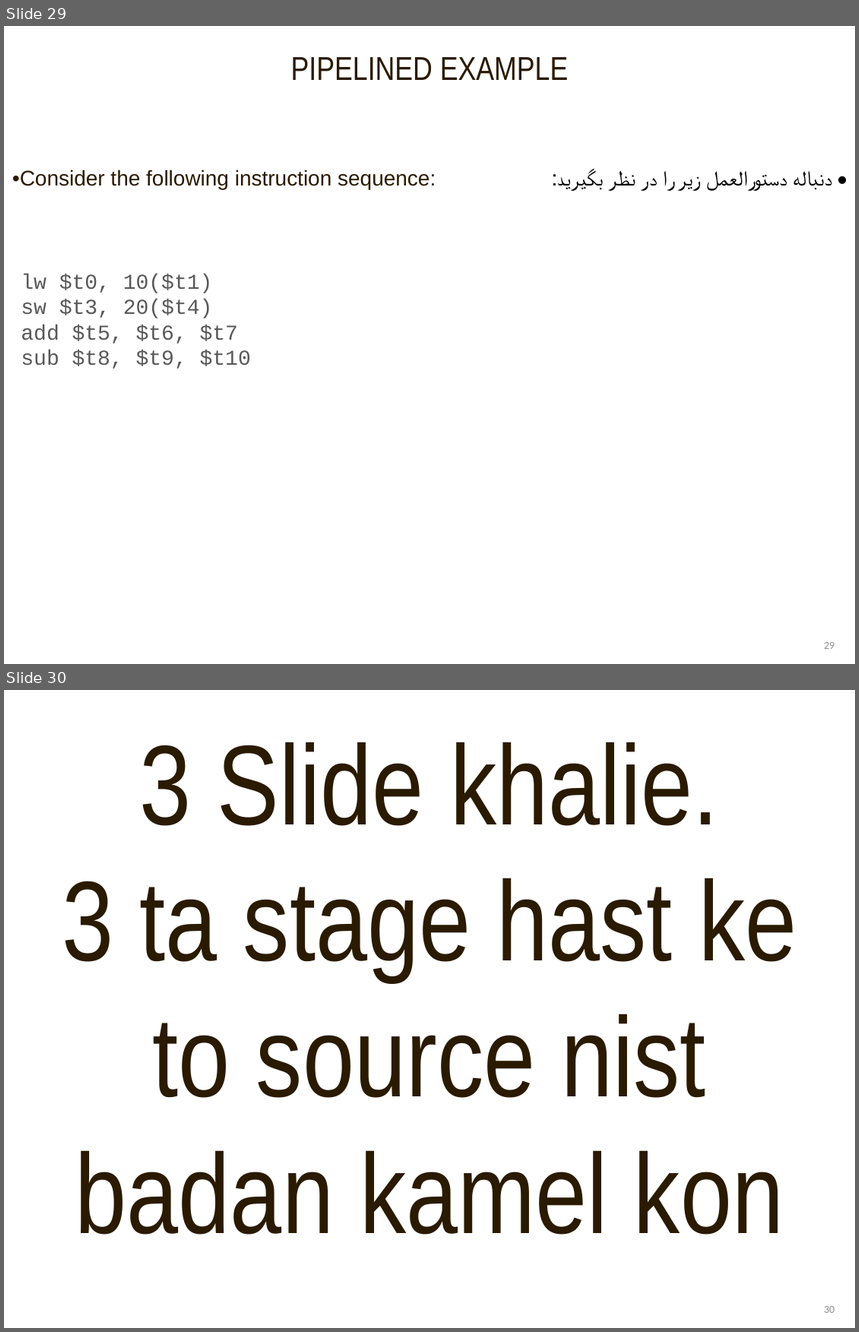
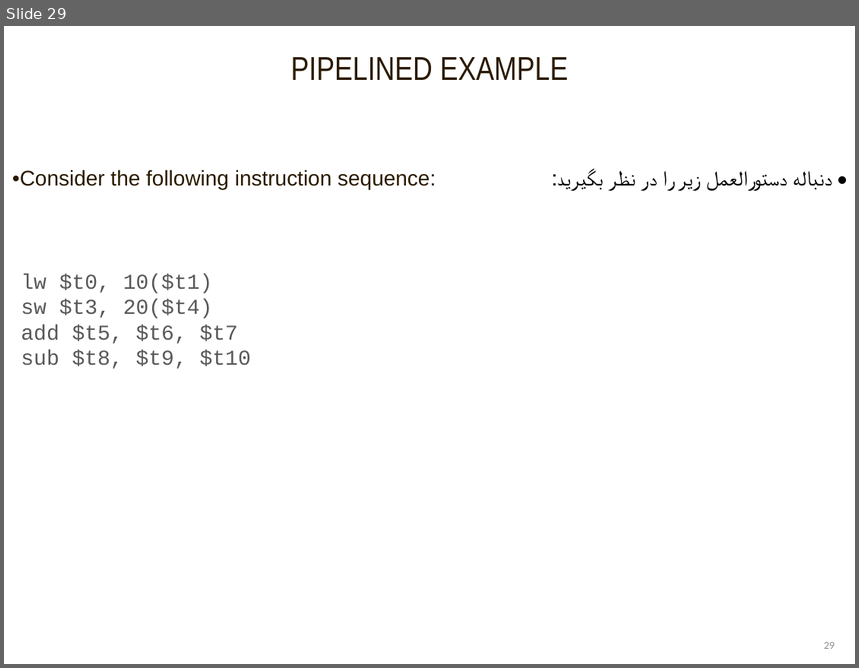
Before and after one commit to farzinsharif/computer-architecture-slide, a slide deck: Chapter6.1.Pipelined CPU.pptx. Shown one above the other, each under a label of ours: slides 29 and 30 before the commit, slide 29 after it. The pictures are 859x1332 and 859x668 pixels, drawn with LibreOffice and Linux fonts; fonts in the diff are those of the drawing. Boxes give left, top, right and bottom in pixels: in the first picture for what was removed or moved away, otherwise in the second. Text is boxed around its words. In the diff, an @@ line names an element or a change of style, - is before the commit and + after.

```diff
--- a/Chapter6.1.Pipelined CPU.pptx
+++ b/Chapter6.1.Pipelined CPU.pptx
@@ slide 30 removed at (4,690,855,1328), background #FFFFFF; not listed: 1 template element that a slide beside it also shows @@
@@ text removed at (63,742,797,1235) @@
-3 Slide khalie.
-3 ta stage hast ke to source nist badan kamel kon
```
Also in this commit, not shown: 3 slides changed, 1 slide added, 1 other slide removed, 3 other files.
